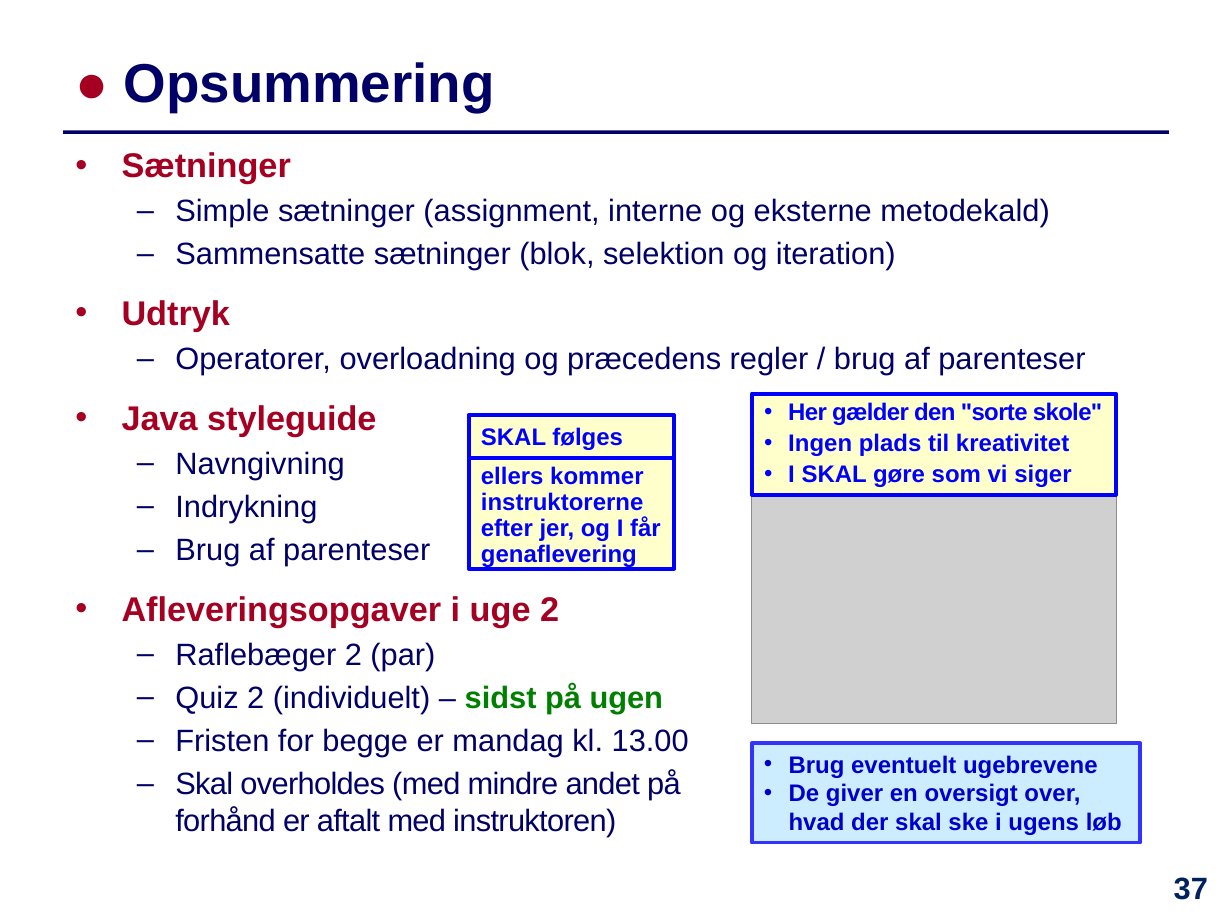
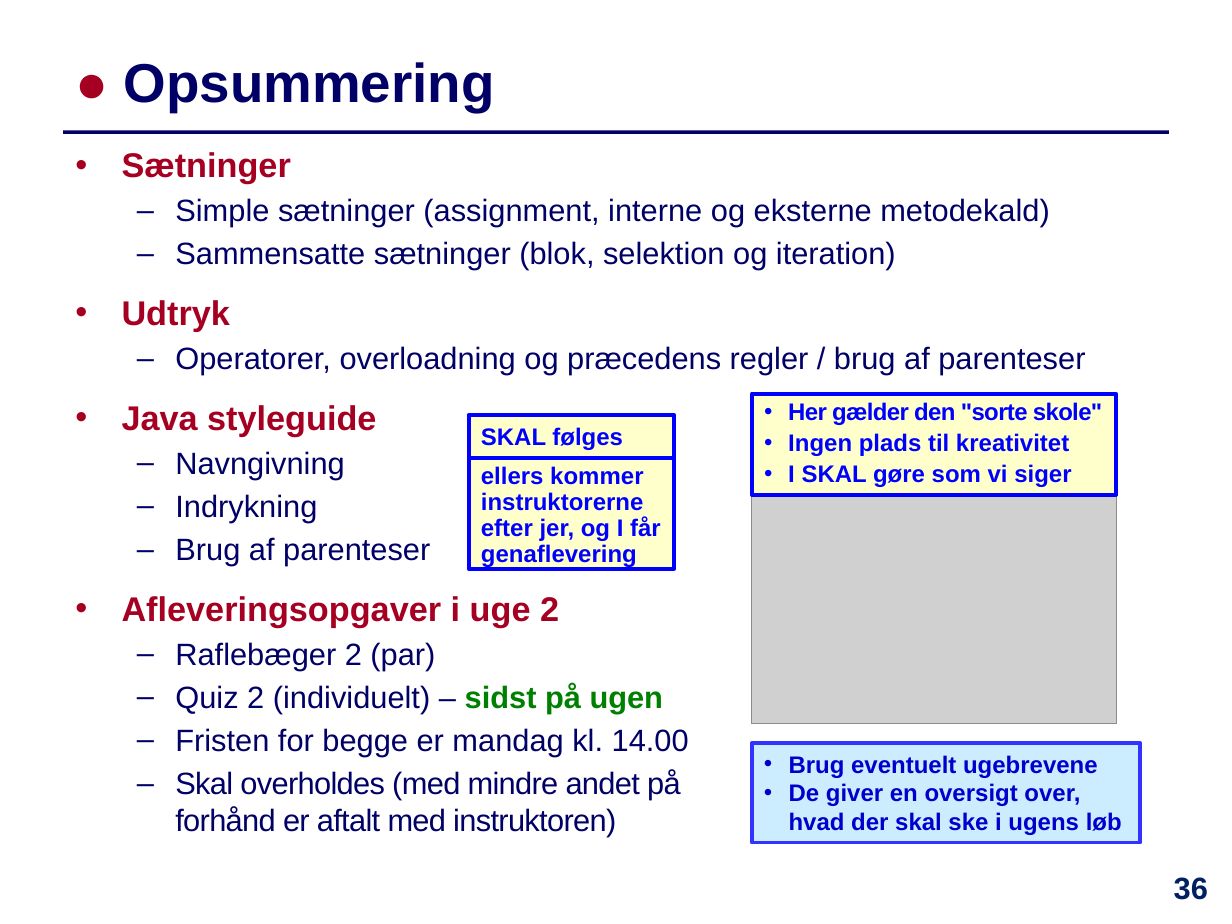
Before and after one commit to IntProgAU/Materiale, a slide deck: slide 36 of web/e24/uge_2a/Slides-Uge2-Mandag.pptx (slide 37 before the commit). Drawn at 1232x924 pixels with LibreOffice and Linux fonts; fonts in the diff are those of the drawing; grey boxes stand for pictures. Boxes give left, top, right and bottom in pixels: in the first picture for what was removed or moved away, otherwise in the second. Text is boxed around its words. In the diff, an @@ line names an element or a change of style, - is before the commit and + after.

```diff
--- a/web/e24/uge_2a/Slides-Uge2-Mandag.pptx
+++ b/web/e24/uge_2a/Slides-Uge2-Mandag.pptx
@@ text at [175,728,689,757]: text changed @@
-  – Fristen for begge er mandag kl. 13.00
+  – Fristen for begge er mandag kl. 14.00
@@ page number at [1174,877,1208,900]: text changed @@
-37
+36
```
Also in this commit, not shown: 3 other slides changed, 2 slides removed, 3 other files.
